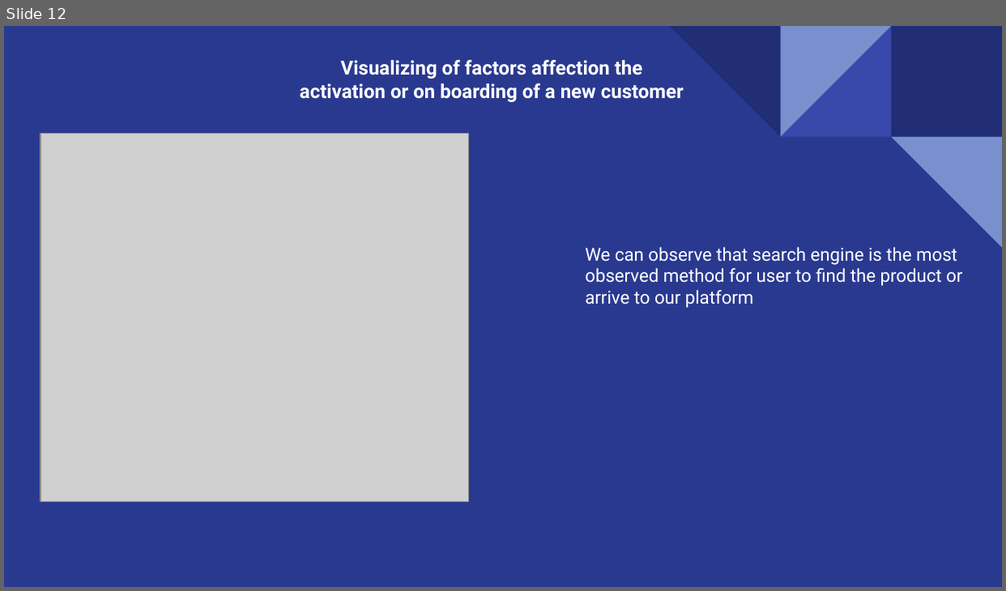
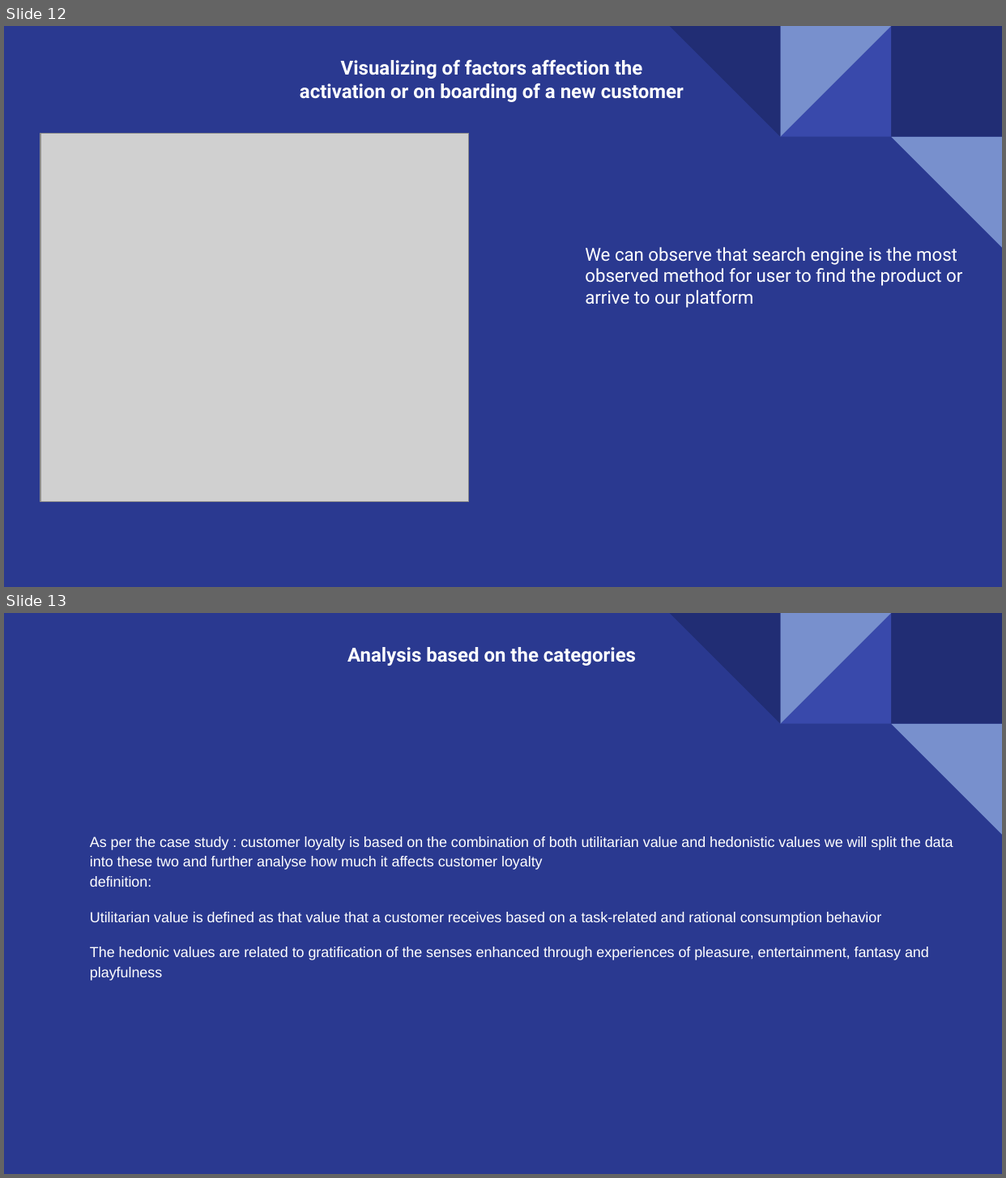
Before and after one commit to Pramodh23EAlpha/Internship, a slide deck: Customer_Activation_Retention(Data Analysis)/Case study.pptx. Shown one above the other, each under a label of ours: slide 12 before the commit, slides 12 and 13 after it. The pictures are 1006x591 and 1006x1178 pixels, drawn with LibreOffice and Linux fonts; fonts in the diff are those of the drawing; grey boxes stand for pictures. Boxes give left, top, right and bottom in pixels: in the first picture for what was removed or moved away, otherwise in the second. Text is boxed around its words. In the diff, an @@ line names an element or a change of style, - is before the commit and + after.

Commit message:
case study ppt

```diff
--- a/Customer_Activation_Retention(Data Analysis)/Case study.pptx
+++ b/Customer_Activation_Retention(Data Analysis)/Case study.pptx
@@ slide 13 added at (x1=4, y1=613, x2=1002, y2=1174), background #2A3990; not listed: 5 template elements that a slide beside it also shows @@
@@ text added at (x1=347, y1=647, x2=636, y2=666), 14 pt, text #FFFFFF, bold @@
+Analysis based on the categories
@@ text added at (x1=90, y1=837, x2=953, y2=981), 10.5 pt, text #FFFFFF @@
+As per the case study : customer loyalty is based on the combination of both utilitarian value and hedonistic values we will split the data into these two and further analyse how much it affects customer loyalty
+definition:
+Utilitarian value is defined as that value that a customer receives based on a task-related and rational consumption behavior
+The hedonic values are related to gratification of the senses enhanced through experiences of pleasure, entertainment, fantasy and playfulness
```
Also in this commit, not shown: 1 slide changed, 17 other slides added.
